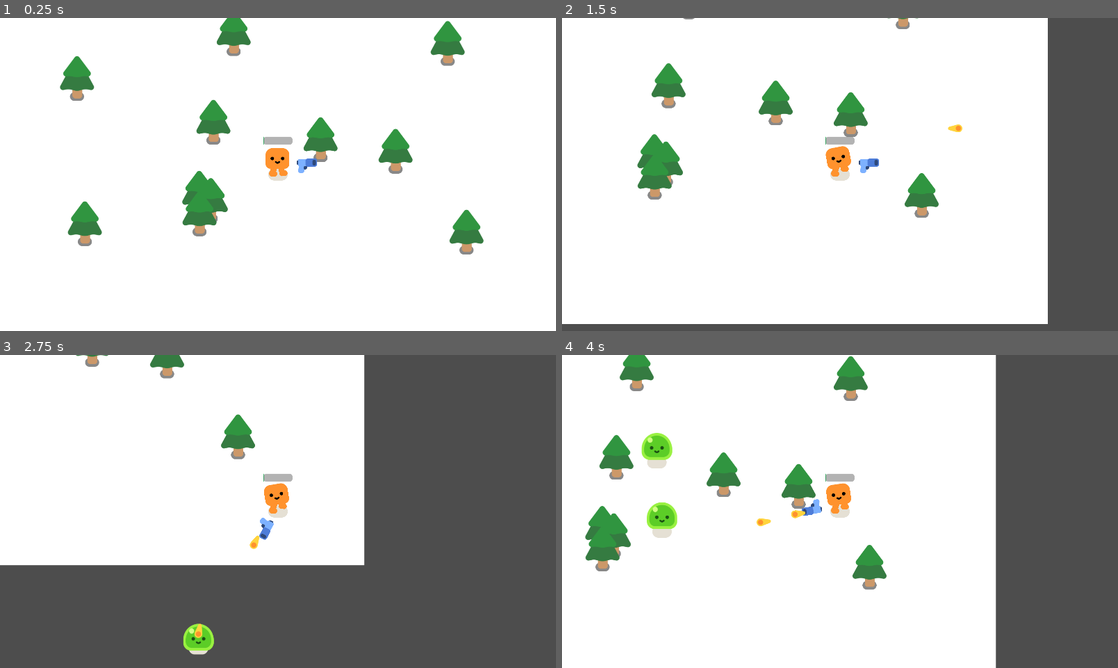
Above: before the commit, frames 1-4 (two rows, left to right).
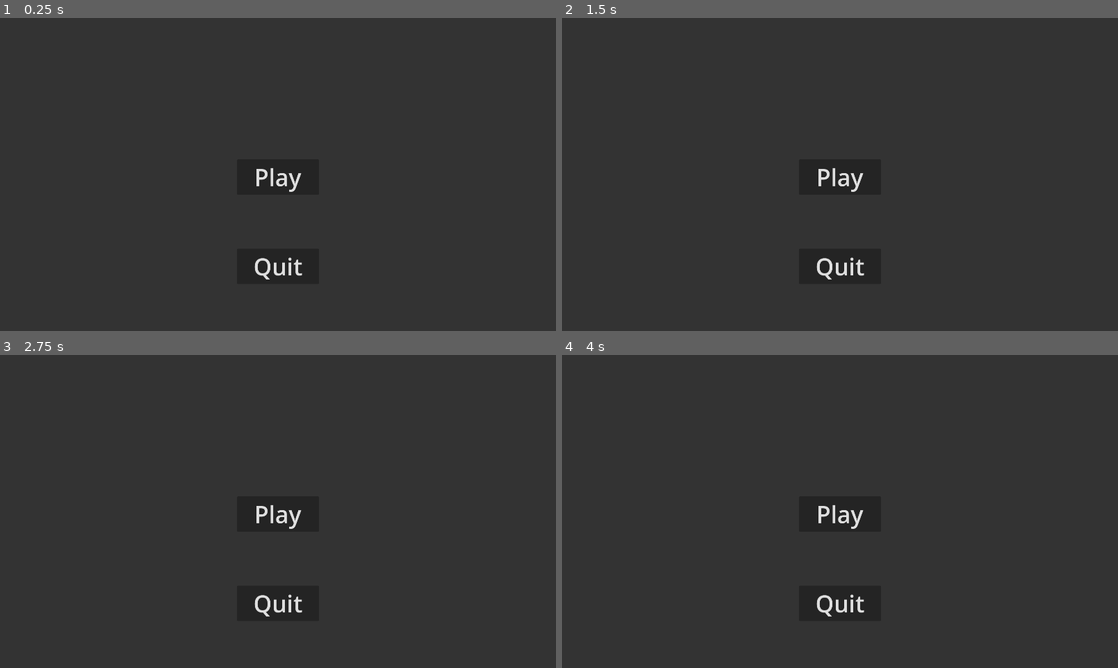
Above: after the commit, the same moments.

Repository: xatixatix/GodotProjects
Game: Godot game, scene res://scenes/game.tscn
Same seed, same stepped clock (60 frames per second), same inputs: the game is played once before the commit and once after it.
Inputs:
- Up to frame 1 (0.25 s): no input
- Up to frame 2 (1.5 s): tap Enter at 0.5 s; hold D (move_right) 0.53-1.28 s; hold S (move_down) from 1.28 s (still down)
- Up to frame 3 (2.75 s): release S (move_down) at 2.03 s; hold D (move_right) from 2.03 s (still down)
- Up to frame 4 (4 s): release D (move_right) at 2.78 s; hold W (move_up) 2.78-3.53 s; hold A (move_left) from 3.53 s (still down)

The runs differ from the first frame. In frame 1, 100% of the frame differs, in the area x 0-100%, y 0-100%; in frame 2, 100%; in frame 3, 100%; in frame 4, 100%.

Commit message:
menu added

Diff:
--- a/Projects/Demos/GDQuestVampireSurvivorsLike/scenes/game.gd
+++ b/Projects/Demos/GDQuestVampireSurvivorsLike/scenes/game.gd
@@ -3,8 +3,19 @@
 @onready var path_follow_2d = %PathFollow2D
 @onready var player = $Player
 @onready var game_over = %GameOver
+@onready var menu = %Menu
 
 var enemies: Array[CharacterBody2D]
+
+func _on_ready():
+	self.visible = false
+	game_over.visible = false
+	get_tree().paused = true
+
+func _on_menu_start_game():
+	get_tree().paused = false
+	self.visible = true
+	game_over.visible = false
 
 func spawn_slime():
 	const SLIME = preload("res://characters/spawnables/slime.tscn")
@@ -18,18 +29,25 @@
 	spawn_slime()
 
 func _on_player_health_depleted():
-	%GameOver.visible = true
+	game_over.visible = true
 	get_tree().paused = true
 	print("paused")
 
 func _on_retry_button_pressed():
 	print("pressed")
 	player.health = 100
-	%GameOver.visible = false
+	game_over.visible = false
+	clear_enemies()
+	get_tree().paused = false
 
+func _on_menu_button_pressed():
+	player.health = 100
+	game_over.visible = false
+	menu.start_menu.visible = true
+	clear_enemies()
+
+func clear_enemies():
 	for enemy in enemies:
 		if enemy != null:
 			enemy.queue_free()
-
 	enemies.clear()
-	get_tree().paused = false
--- a/Projects/Demos/GDQuestVampireSurvivorsLike/scenes/game.tscn
+++ b/Projects/Demos/GDQuestVampireSurvivorsLike/scenes/game.tscn
@@ -1,8 +1,9 @@
-[gd_scene load_steps=6 format=3 uid="uid://cvu3sr4pgc62n"]
+[gd_scene load_steps=7 format=3 uid="uid://cvu3sr4pgc62n"]
 
 [ext_resource type="Script" path="res://scenes/game.gd" id="1_dvugh"]
 [ext_resource type="PackedScene" uid="uid://tsoj4nv7cvvd" path="res://characters/spawnables/player.tscn" id="1_tscle"]
 [ext_resource type="PackedScene" uid="uid://6coev2iu0jwi" path="res://trees/pine_tree.tscn" id="1_ybevq"]
+[ext_resource type="PackedScene" uid="uid://bsjo5ot2o6jeb" path="res://scenes/menu.tscn" id="4_l7uto"]
 
 [sub_resource type="Curve2D" id="Curve2D_qgimt"]
 _data = {
@@ -81,7 +82,6 @@
 [node name="GameOver" type="CanvasLayer" parent="Player"]
 unique_name_in_owner = true
 process_mode = 3
-visible = false
 
 [node name="ColorRect" type="ColorRect" parent="Player/GameOver"]
 anchors_preset = 15
@@ -126,9 +126,33 @@
 theme_override_styles/normal = SubResource("StyleBoxFlat_xw2yj")
 text = "RETRY"
 
+[node name="MenuButton" type="Button" parent="Player/GameOver/ColorRect"]
+layout_mode = 1
+anchors_preset = 8
+anchor_left = 0.5
+anchor_top = 0.5
+anchor_right = 0.5
+anchor_bottom = 0.5
+offset_left = -152.0
+offset_top = 177.0
+offset_right = 152.0
+offset_bottom = 271.0
+grow_horizontal = 2
+grow_vertical = 2
+theme_override_font_sizes/font_size = 50
+theme_override_styles/normal = SubResource("StyleBoxFlat_xw2yj")
+text = "MENU"
+
 [node name="SlimeSpawnTimer" type="Timer" parent="."]
 autostart = true
 
+[node name="Menu" parent="." instance=ExtResource("4_l7uto")]
+unique_name_in_owner = true
+process_mode = 3
+
+[connection signal="ready" from="." to="." method="_on_ready"]
 [connection signal="health_depleted" from="Player" to="." method="_on_player_health_depleted"]
 [connection signal="pressed" from="Player/GameOver/ColorRect/RetryButton" to="." method="_on_retry_button_pressed"]
+[connection signal="pressed" from="Player/GameOver/ColorRect/MenuButton" to="." method="_on_menu_button_pressed"]
 [connection signal="timeout" from="SlimeSpawnTimer" to="." method="_on_slime_spawn_timer_timeout"]
+[connection signal="start_game" from="Menu" to="." method="_on_menu_start_game"]
--- /dev/null
+++ b/Projects/Demos/GDQuestVampireSurvivorsLike/scenes/menu.gd
@@ -0,0 +1,14 @@
+extends Control
+
+signal start_game
+@onready var start_menu = %StartMenu
+
+func _on_play_button_pressed():
+	start_game.emit()
+	start_menu.visible = false
+
+func _on_quit_button_pressed():
+	get_tree().quit()
+
+func _on_ready():
+	start_menu.visible = true
--- /dev/null
+++ b/Projects/Demos/GDQuestVampireSurvivorsLike/scenes/menu.tscn
@@ -0,0 +1,59 @@
+[gd_scene load_steps=2 format=3 uid="uid://bsjo5ot2o6jeb"]
+
+[ext_resource type="Script" path="res://scenes/menu.gd" id="1_wbqtk"]
+
+[node name="Menu" type="Control"]
+layout_mode = 3
+anchors_preset = 15
+anchor_right = 1.0
+anchor_bottom = 1.0
+grow_horizontal = 2
+grow_vertical = 2
+script = ExtResource("1_wbqtk")
+
+[node name="StartMenu" type="CanvasLayer" parent="."]
+unique_name_in_owner = true
+visible = false
+
+[node name="ColorRect" type="ColorRect" parent="StartMenu"]
+anchors_preset = 15
+anchor_right = 1.0
+anchor_bottom = 1.0
+grow_horizontal = 2
+grow_vertical = 2
+color = Color(0.201527, 0.201527, 0.201527, 1)
+
+[node name="PlayButton" type="Button" parent="StartMenu"]
+anchors_preset = 7
+anchor_left = 0.5
+anchor_top = 1.0
+anchor_right = 0.5
+anchor_bottom = 1.0
+offset_left = -141.0
+offset_top = -592.0
+offset_right = 141.0
+offset_bottom = -470.0
+grow_horizontal = 2
+grow_vertical = 0
+theme_override_font_sizes/font_size = 81
+text = "Play"
+
+[node name="QuitButton" type="Button" parent="StartMenu"]
+anchors_preset = 7
+anchor_left = 0.5
+anchor_top = 1.0
+anchor_right = 0.5
+anchor_bottom = 1.0
+offset_left = -141.0
+offset_top = -284.0
+offset_right = 141.0
+offset_bottom = -162.0
+grow_horizontal = 2
+grow_vertical = 0
+theme_override_font_sizes/font_size = 81
+text = "Quit"
+
+[connection signal="ready" from="." to="." method="_on_ready"]
+[connection signal="ready" from="StartMenu" to="." method="_on_start_menu_ready"]
+[connection signal="pressed" from="StartMenu/PlayButton" to="." method="_on_play_button_pressed"]
+[connection signal="pressed" from="StartMenu/QuitButton" to="." method="_on_quit_button_pressed"]
